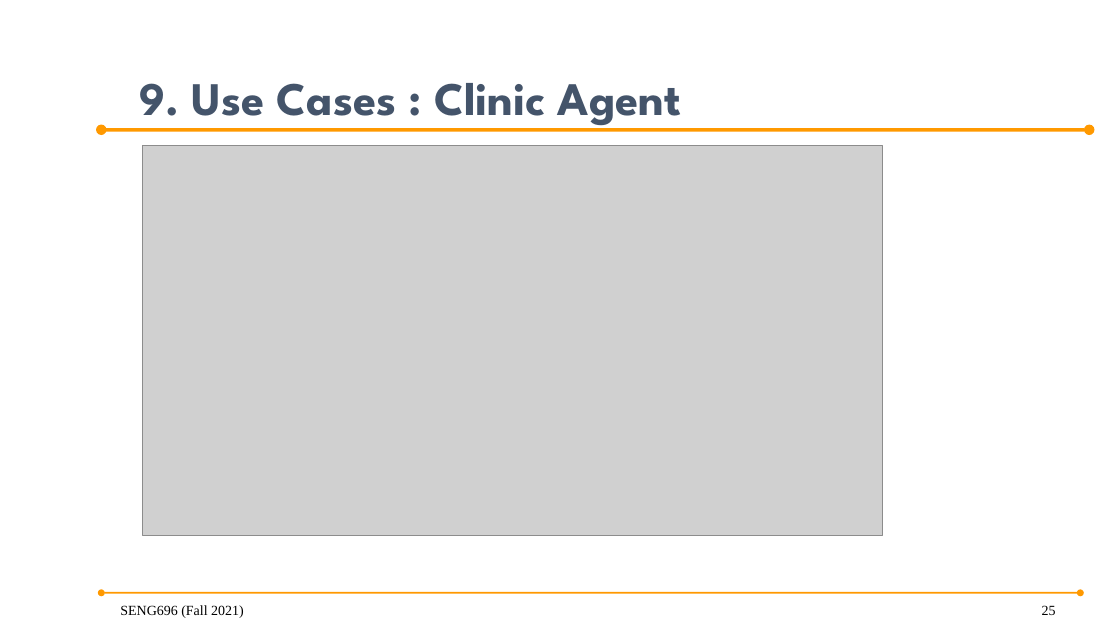
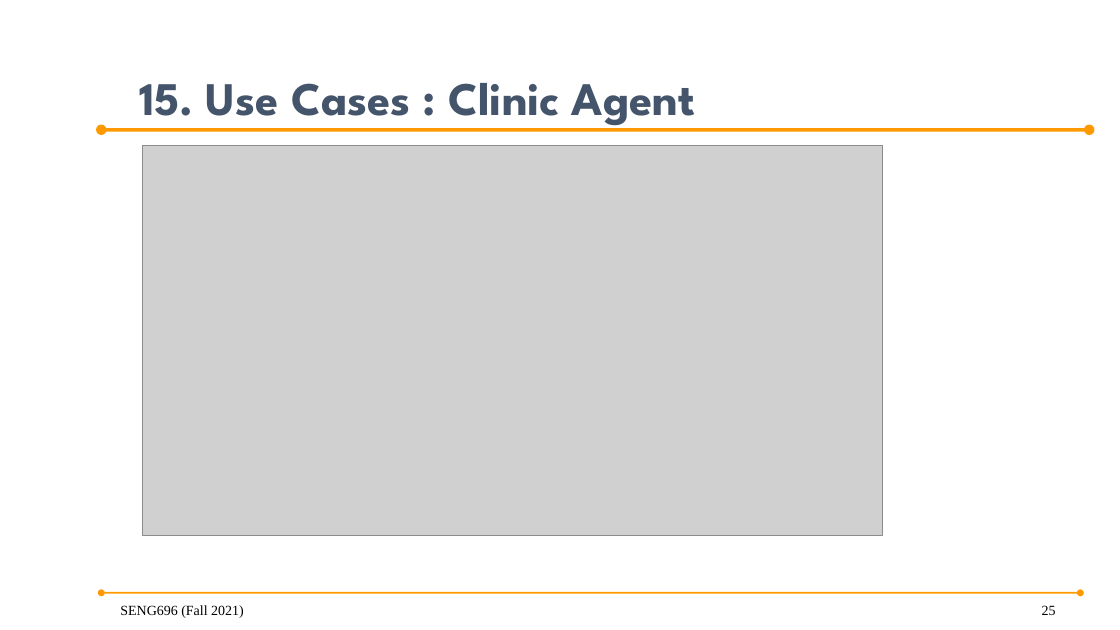
Before and after one commit to anish30145784/SENG696_GroupD, a slide deck: slide 25 of GroupD_ProjectPresentation .pptx. Drawn at 1120x630 pixels with LibreOffice and Linux fonts; fonts in the diff are those of the drawing; grey boxes stand for pictures; background and template pictures are left out. Boxes give left, top, right and bottom in pixels: in the first picture for what was removed or moved away, otherwise in the second. Text is boxed around its words. In the diff, an @@ line names an element or a change of style, - is before the commit and + after.

Commit message:
made some layout changes and added description for the inter agent communication

```diff
--- a/GroupD_ProjectPresentation .pptx
+++ b/GroupD_ProjectPresentation .pptx
@@ title at (139,83,695,129): text changed @@
-9. Use Cases : Clinic Agent
+15. Use Cases : Clinic Agent
```
Also in this commit, not shown: 9 other slides changed, 3 slides added, 7 other files.
